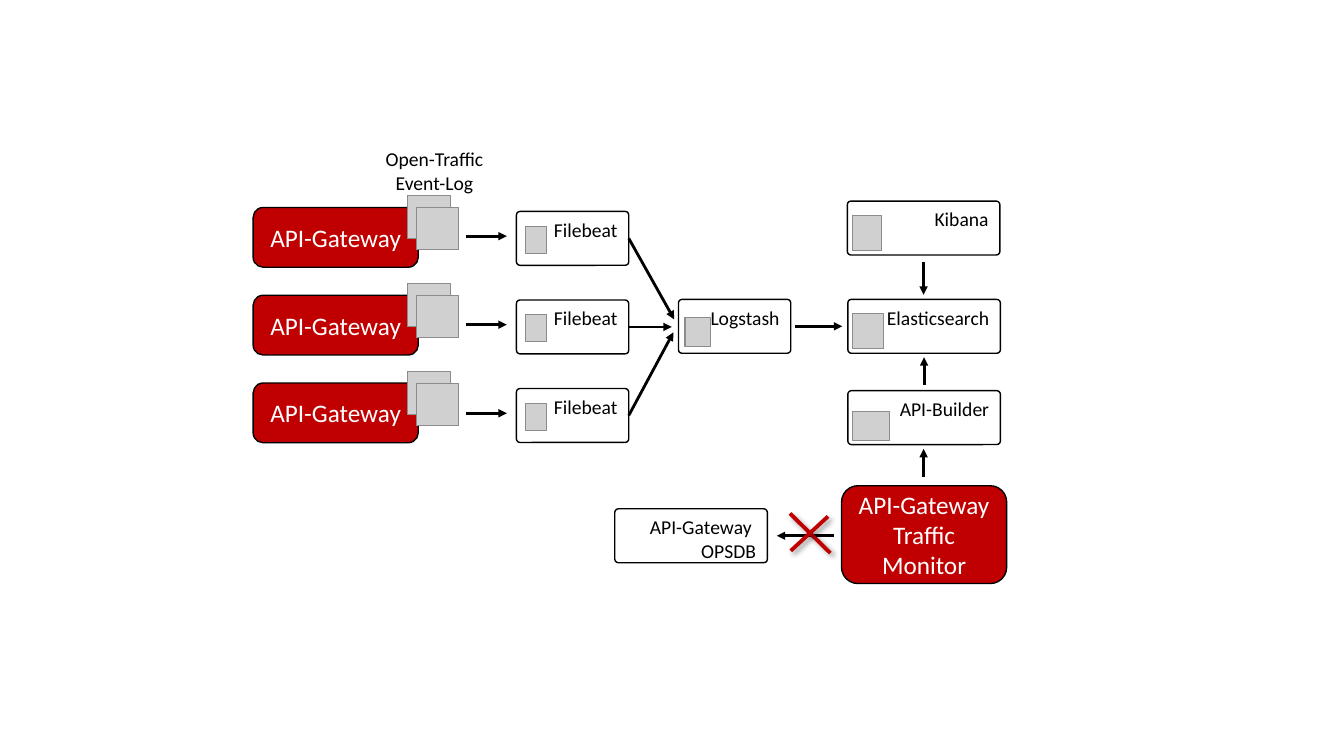
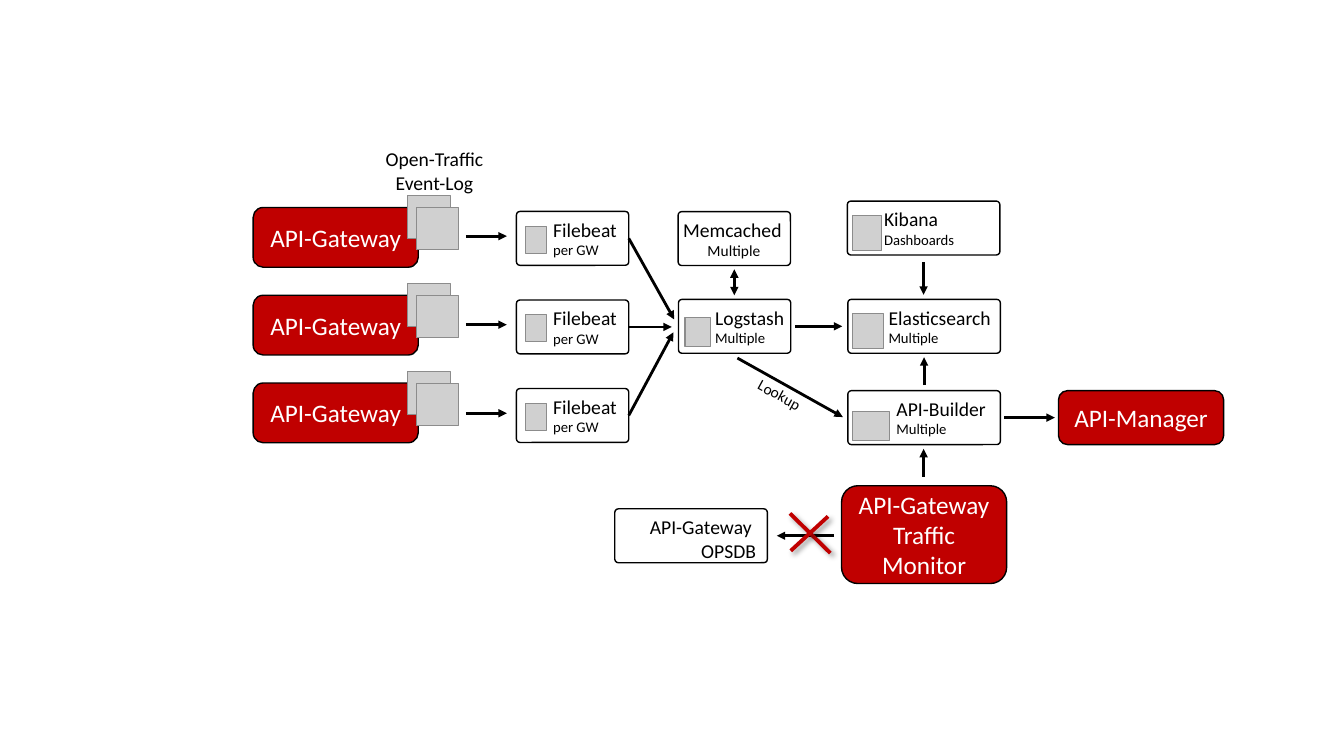
Before and after one commit to Axway-API-Management-Plus/apigateway-openlogging-elk, a slide deck: slide 1 of imgs/overview.pptx. Drawn at 1344x756 pixels with LibreOffice and Linux fonts; fonts in the diff are those of the drawing; grey boxes stand for pictures; background and template pictures are left out. Boxes give left, top, right and bottom in pixels: in the first picture for what was removed or moved away, otherwise in the second. Text is boxed around its words. In the diff, an @@ line names an element or a change of style, - is before the commit and + after.

```diff
--- a/imgs/overview.pptx
+++ b/imgs/overview.pptx
@@ text in rounded rectangle at [553,223,617,237]: alignment right to left @@
@@ rounded rectangle added at [679,212,790,265], outline #000000 1 pt, 14 pt, text #000000 @@
+Memcached
+Multiple
@@ text in rounded rectangle at [884,234,954,245]: paragraph added @@
+Dashboards
@@ text in rounded rectangle at [884,212,938,226]: alignment right to left @@
@@ text in rounded rectangle at [553,245,598,258]: paragraph added @@
+per GW
@@ double arrow added from (734, 295) to (734, 269), #000000 2 pt @@
@@ text in rounded rectangle at [553,311,617,325]: alignment right to left @@
@@ text in rounded rectangle at [715,311,784,329]: alignment right to left @@
@@ text in rounded rectangle at [889,311,991,325]: alignment right to left @@
@@ text in rounded rectangle at [553,334,598,347]: paragraph added @@
+per GW
@@ text in rounded rectangle at [715,333,765,346]: paragraph added @@
+Multiple
@@ arrow added from (738, 358) to (843, 417), #000000 2 pt @@
@@ text in rounded rectangle at [889,332,939,346]: paragraph added @@
+Multiple
@@ text added at [734,361,826,429], 11 pt, text #000000 @@
+Lookup
@@ text in rounded rectangle at [553,400,617,414]: alignment right to left @@
@@ text in rounded rectangle at [896,402,985,416]: alignment right to left @@
@@ arrow added from (1004, 417) to (1056, 417), #000000 2 pt @@
@@ rounded rectangle added at [1059,391,1224,445], fill #C00000, outline #000000 1 pt, 18 pt, text #FFFFFF @@
+API-Manager
@@ text in rounded rectangle at [553,422,598,435]: paragraph added @@
+per GW
@@ text in rounded rectangle at [896,423,946,437]: paragraph added @@
+Multiple
```
Also in this commit, not shown: 4 other files.
